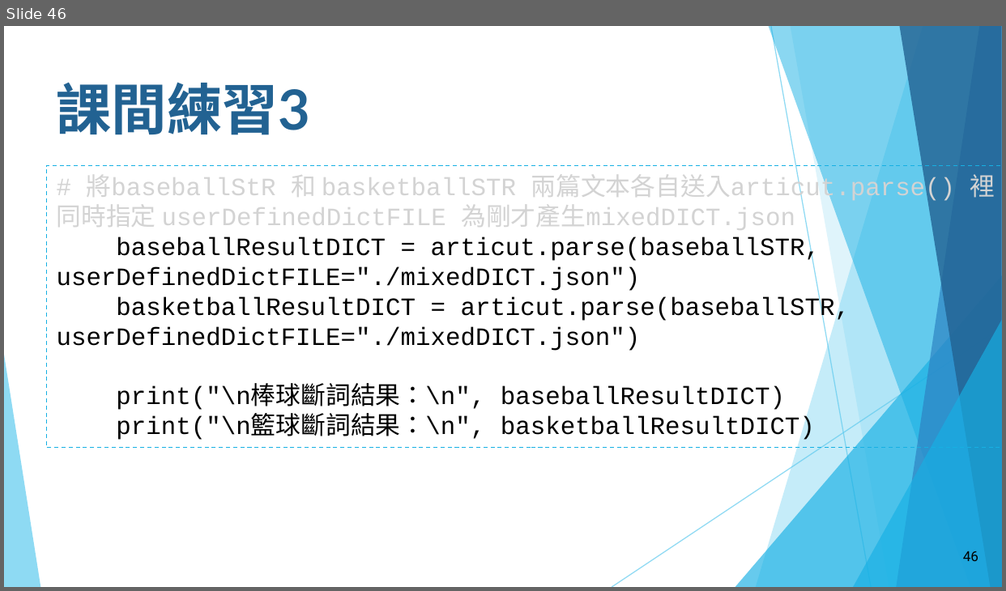
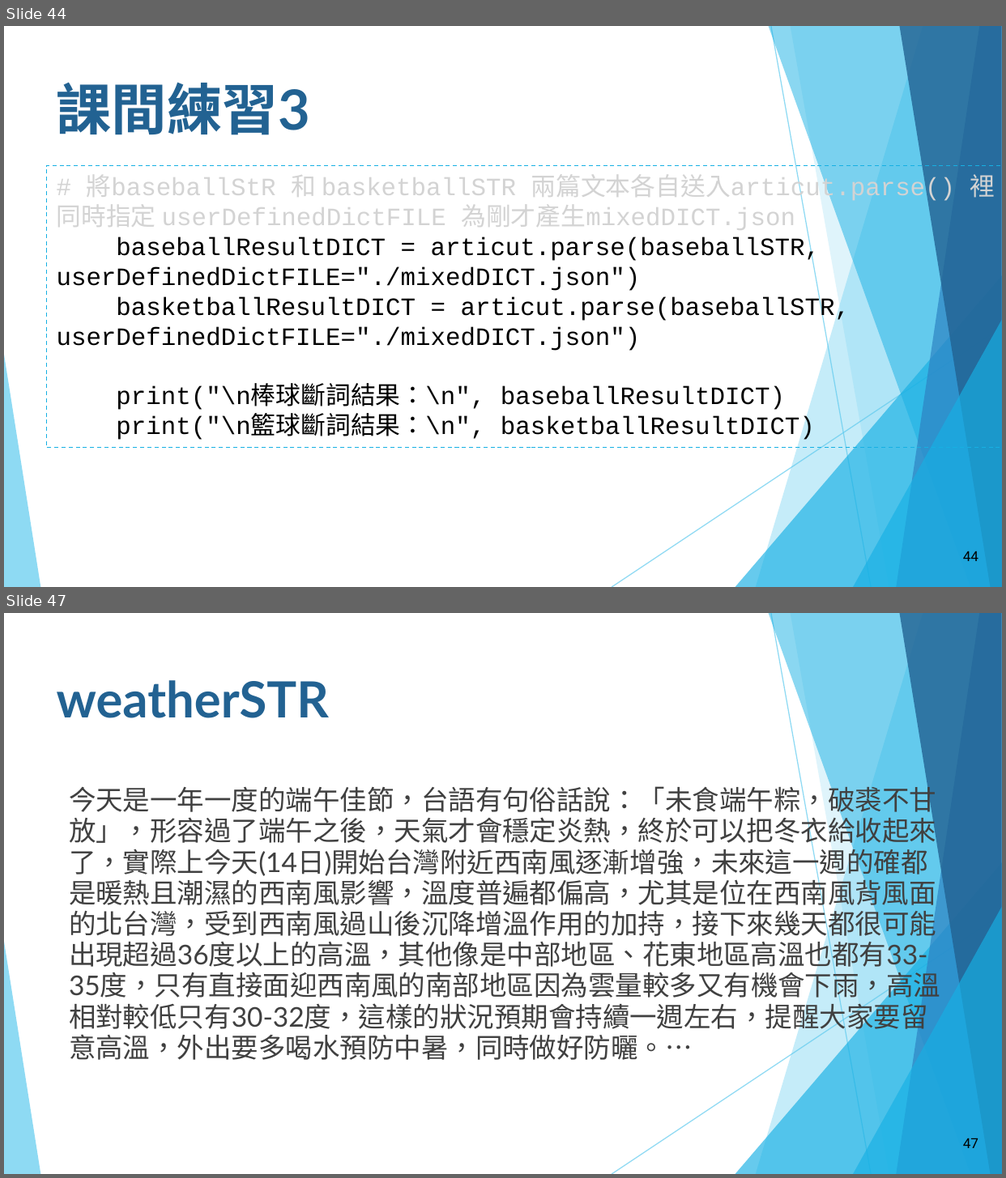
Before and after one commit to howardsukuan/textual-data-analysis-python, a slide deck: week01/文本分析與程式設計Week01_draft1.pptx. Shown one above the other, each under a label of ours: slide 46 before the commit, slides 44 and 47 after it; the slides between them are not shown. The pictures are 1006x591 and 1006x1178 pixels, drawn with LibreOffice and Linux fonts; fonts in the diff are those of the drawing. Boxes give left, top, right and bottom in pixels: in the first picture for what was removed or moved away, otherwise in the second. Text is boxed around its words. In the diff, an @@ line names an element or a change of style, - is before the commit and + after.

```diff
--- a/week01/文本分析與程式設計Week01_draft1.pptx
+++ b/week01/文本分析與程式設計Week01_draft1.pptx
@@ slide 47 added at box(4, 613, 1002, 1174), background #FFFFFF; not listed: 10 template elements that a slide beside it also shows @@
@@ title added at box(57, 680, 329, 718), 36 pt, text #226292, bold @@
+weatherSTR
@@ text added at box(69, 782, 940, 1060), 19.6 pt, text #404040 @@
+今天是一年一度的端午佳節，台語有句俗話說：「未食端午粽，破裘不甘放」，形容過了端午之後，天氣才會穩定炎熱，終於可以把冬衣給收起來了，實際上今天(14日)開始台灣附近西南風逐漸增強，未來這一週的確都是暖熱且潮濕的西南風影響，溫度普遍都偏高，尤其是位在西南風背風面的北台灣，受到西南風過山後沉降增溫作用的加持，接下來幾天都很可能出現超過36度以上的高溫，其他像是中部地區、花東地區高溫也都有33-35度，只有直接面迎西南風的南部地區因為雲量較多又有機會下雨，高溫相對較低只有30-32度，這樣的狀況預期會持續一週左右，提醒大家要留意高溫，外出要多喝水預防中暑，同時做好防曬。…
@@ page number added at box(963, 1139, 978, 1148), 10 pt, text #000000 @@
+47
@@ what was slide 46 is now slide 44 @@
@@ page number at box(963, 552, 978, 561): text changed @@
-46
+44
```
Also in this commit, not shown: 6 slides changed, 9 other slides added, 2 slides removed.
